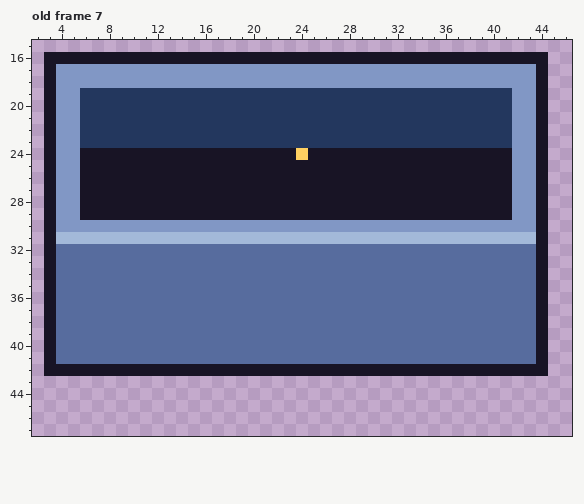
Edited in one commit: pixel-art file (assets/tilesheet/train.aseprite). Above, as it was before the edit.
48x59 pixels, 8 frames. Shown: old frame 7: x 2..46, y 15..47. The commit also changed other frames, which this record leaves out.
The result:
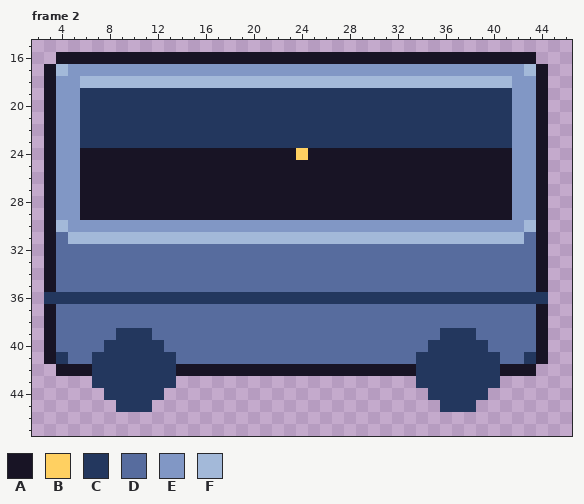
Palette (. is transparent): A #181425  B #ffd061  C #23375e  D #576c9e  E #8197c5  F #a3b9d9
A new or re-ordered frame is compared with the old frame closest to it.
What changed:
frames re-ordered
Frame 2 against old frame 7:
y 16: x 3 A -> .; x 44 A -> .
y 17: x 4 E -> F; x 43 E -> F
y 18: x 6..41 EEEEEEEEEEEEEEEEEEEEEEEEEEEEEEEEEEEE -> FFFFFFFFFFFFFFFFFFFFFFFFFFFFFFFFFFFF
y 30: x 4 E -> F; x 43 E -> F
y 31: x 4 F -> D; x 43 F -> D
y 36: x 3..44 ADDDDDDDDDDDDDDDDDDDDDDDDDDDDDDDDDDDDDDDDA -> CCCCCCCCCCCCCCCCCCCCCCCCCCCCCCCCCCCCCCCCCC
y 39: x 9..11 DDD -> CCC; x 36..38 DDD -> CCC
y 40: x 8..12 DDDDD -> CCCCC; x 35..39 DDDDD -> CCCCC
y 41: x 4 D -> C; x 7..13 DDDDDDD -> CCCCCCC; x 34..40 DDDDDDD -> CCCCCCC; x 43 D -> C
y 42: x 3 A -> .; x 7..13 AAAAAAA -> CCCCCCC; x 34..40 AAAAAAA -> CCCCCCC; x 44 A -> .
y 43: x 7..13 ....... -> CCCCCCC; x 34..40 ....... -> CCCCCCC
y 44: x 8..12 ..... -> CCCCC; x 35..39 ..... -> CCCCC
y 45: x 9..11 ... -> CCC; x 36..38 ... -> CCC
